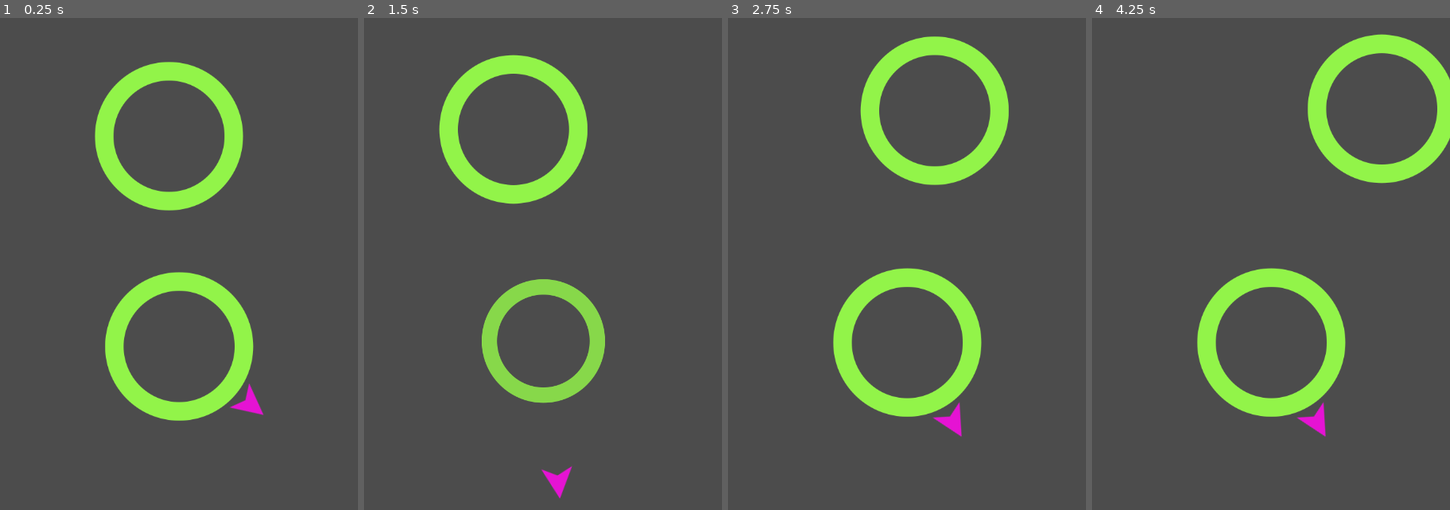
Above: before the commit, frames 1-4 (left to right).
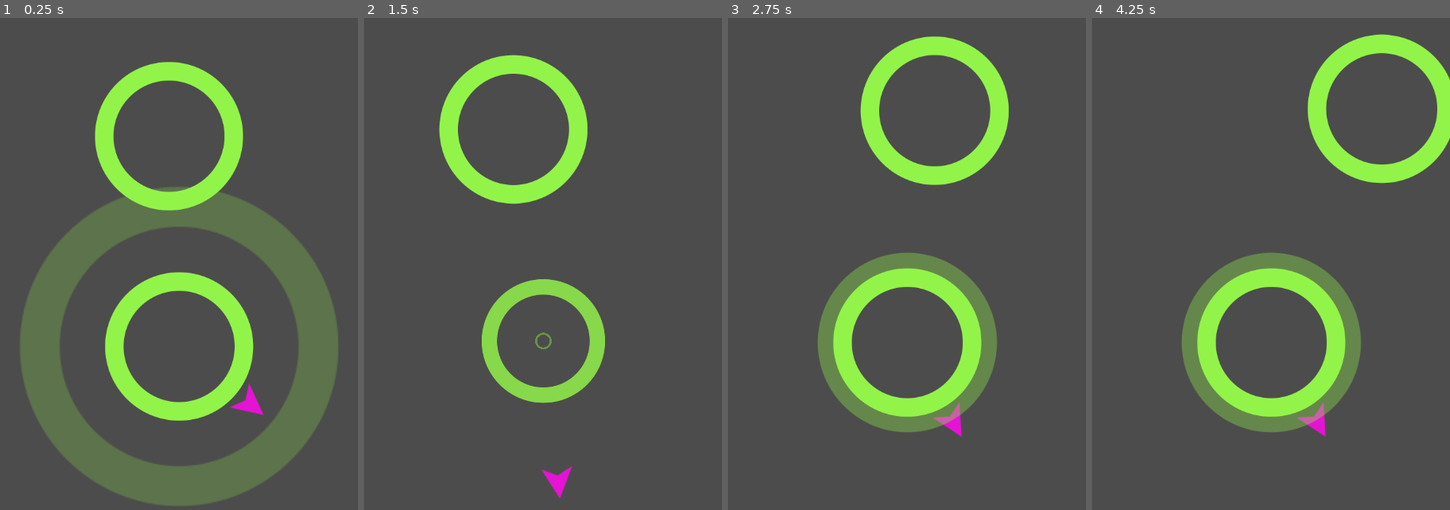
Above: after the commit, the same moments.

Repository: jagc/circleJump
Game: Godot game, scene res://objects/main.tscn
The game is run twice, just before and just after one commit, with the same random seed, the same clock (stepped at 60 frames per second) and the same inputs.
Inputs (mouse positions are in pixels of both pictures, inside the frame that each line leads up to):
- Up to frame 1 (0.25 s): no input
- Up to frame 2 (1.5 s): move the mouse to (621, 160) at 0.52 s; click (621, 160) at 0.67 s; move the mouse to (471, 224) at 1.27 s; click (471, 224) at 1.42 s
- Up to frame 3 (2.75 s): move the mouse to (942, 52) at 2.02 s; click (942, 52) at 2.17 s
- Up to frame 4 (4.25 s): move the mouse to (1253, 318) at 2.77 s; click (1253, 318) at 2.92 s; move the mouse to (1378, 288) at 3.52 s; click (1378, 288) at 3.67 s

The runs differ from the first frame. In frame 1, 19% of the frame differs, in the area x 5-95%, y 34-100%; in frame 2, less than 0.1%; in frame 3, 4.6%; in frame 4, 4.6%.

Commit message:
created more animation effects for the circle

Diff:
--- a/objects/circle.tscn
+++ b/objects/circle.tscn
@@ -10,6 +10,47 @@
 
 [sub_resource type="CircleShape2D" id=2]
 radius = 135.214
+
+[sub_resource type="Animation" id=4]
+resource_name = "capture"
+length = 0.5
+step = 0.01
+tracks/0/type = "value"
+tracks/0/path = NodePath("SpriteEffect:visible")
+tracks/0/interp = 1
+tracks/0/loop_wrap = true
+tracks/0/imported = false
+tracks/0/enabled = true
+tracks/0/keys = {
+"times": PoolRealArray( 0.00162872 ),
+"transitions": PoolRealArray( 1 ),
+"update": 1,
+"values": [ true ]
+}
+tracks/1/type = "value"
+tracks/1/path = NodePath("SpriteEffect:scale")
+tracks/1/interp = 1
+tracks/1/loop_wrap = true
+tracks/1/imported = false
+tracks/1/enabled = true
+tracks/1/keys = {
+"times": PoolRealArray( 0.00162872, 0.5 ),
+"transitions": PoolRealArray( 1, 1 ),
+"update": 0,
+"values": [ Vector2( 3, 3 ), Vector2( 1e-005, 1e-005 ) ]
+}
+tracks/2/type = "value"
+tracks/2/path = NodePath("SpriteEffect:self_modulate")
+tracks/2/interp = 1
+tracks/2/loop_wrap = true
+tracks/2/imported = false
+tracks/2/enabled = true
+tracks/2/keys = {
+"times": PoolRealArray( 0, 0.5 ),
+"transitions": PoolRealArray( 1, 1 ),
+"update": 0,
+"values": [ Color( 1, 1, 1, 0 ), Color( 1, 1, 1, 0.498039 ) ]
+}
 
 [sub_resource type="Animation" id=3]
 resource_name = "implode"
@@ -46,6 +87,12 @@
 material = SubResource( 1 )
 texture = ExtResource( 3 )
 
+[node name="SpriteEffect" type="Sprite" parent="."]
+self_modulate = Color( 1, 1, 1, 0.498039 )
+material = SubResource( 1 )
+scale = Vector2( 1e-005, 1e-005 )
+texture = ExtResource( 3 )
+
 [node name="CollisionShape2D" type="CollisionShape2D" parent="."]
 shape = SubResource( 2 )
 
@@ -55,4 +102,5 @@
 [node name="orbitPosition" type="Position2D" parent="pivot"]
 
 [node name="AnimationPlayer" type="AnimationPlayer" parent="."]
+anims/capture = SubResource( 4 )
 anims/implode = SubResource( 3 )
--- a/scripts/circle.gd
+++ b/scripts/circle.gd
@@ -35,3 +35,6 @@
 	$AnimationPlayer.play('implode')
 	yield($AnimationPlayer, "animation_finished")
 	queue_free()
+
+func capture():
+	$AnimationPlayer.play("capture")
--- a/scripts/main.gd
+++ b/scripts/main.gd
@@ -29,5 +29,6 @@
 
 func _on_Jumper_captured(object, isRotatingClockwise):
 	$Camera2D.position = object.position
+	object.capture()
 	jumperIsRotatingClockwise = isRotatingClockwise
 	call_deferred("spawnCircle")
Not shown: 1 places in objects/circle.tscn that only renumber resources
